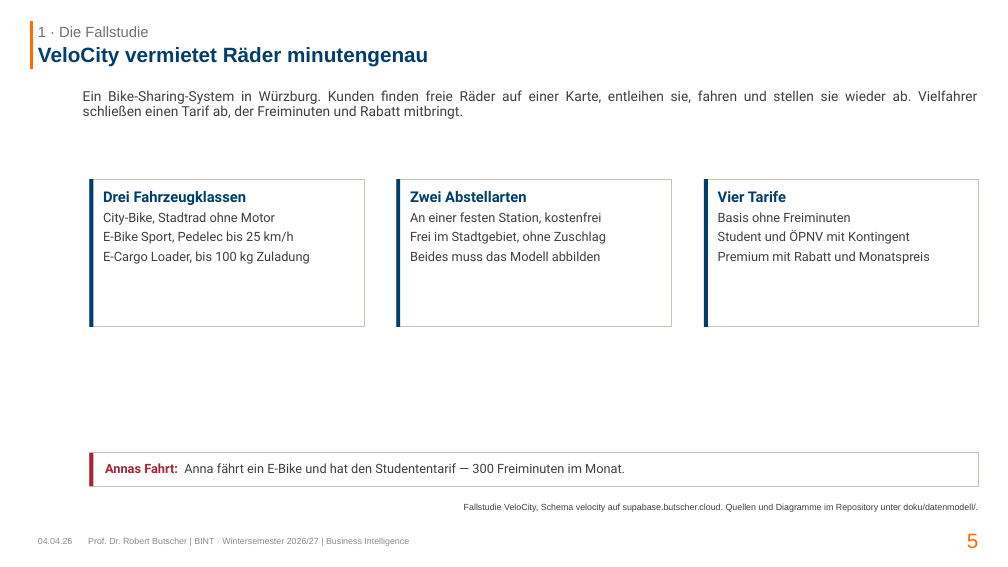
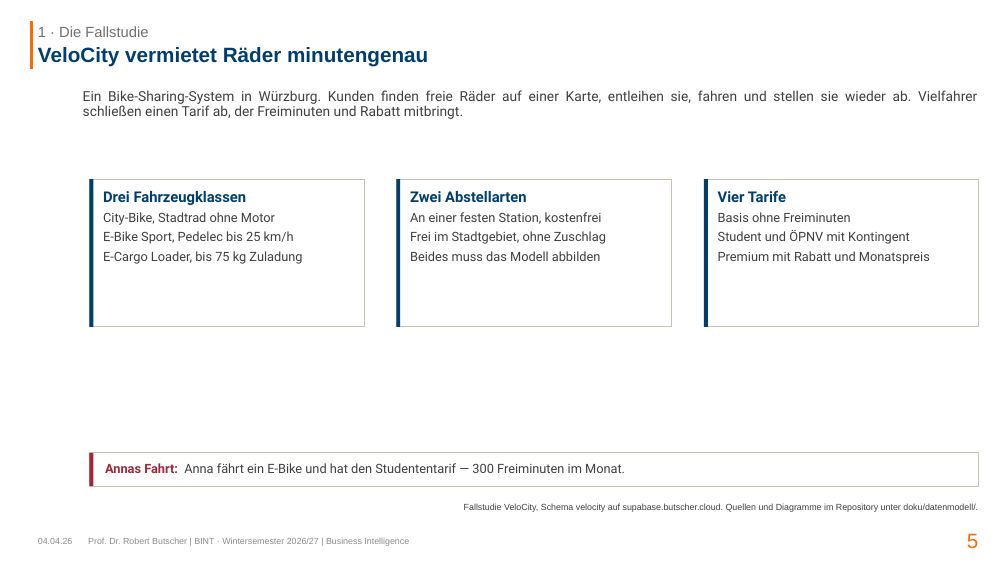
Before and after one commit to swrobuts/velocity-fallstudie, a slide deck: slide 5 of slides/velocity-datenbankentwurf.pptx. Drawn at 1008x567 pixels with LibreOffice and Linux fonts; fonts in the diff are those of the drawing. Boxes give left, top, right and bottom in pixels: in the first picture for what was removed or moved away, otherwise in the second. Text is boxed around its words. In the diff, an @@ line names an element or a change of style, - is before the commit and + after.

Commit message:
fix(slides): zwei veraltete Zahlen im Vortrag, und ein Pruefer dagegen
Auf Nachfrage das Deck durchgesehen. Zwei Stellen waren alt:

  Folie  5  "E-Cargo Loader, bis 100 kg Zuladung"  ->  75 kg
  Folie 32  "6,20 liegt unter der Obergrenze 15,00" -> 50,00

Die zweite war nicht erst durch die Preisaenderung falsch, sondern
schon vorher: Anna faehrt im Rechenbeispiel ein CITY-BIKE (0,10
Startgebuehr, 0,10 je Minute), und dessen Tageshoechstpreis war nie
15,00 - das war der des E-Bikes. Die Aussage stimmte trotzdem (6,20
liegt unter beiden Werten), nur die Zahl war geliehen.

Das Rechenbeispiel selbst bleibt gueltig: das City-Bike kostet
unveraendert 0,10 je Minute, also 0,10 + 61 x 0,10 = 6,20, minus 20
Prozent = 4,96.

NEU: tools/folien_gegen_db.py
Zahlen wandern. Sie stehen in der Datenbank, im Test, auf der Seite und
im Vortrag - und wenn sich eine aendert, aendern sich selten alle vier.
Dreimal ist das hier schon passiert (TESTEN.md mit 4,00 statt 16,00; die
Zuladung an vier Stellen mit drei Werten; jetzt das Deck). Der Pruefer
liest die freistehenden Zahlen aus dem Deck - "... kg" und
"Obergrenze ..." - und haelt sie gegen fahrradtyp.zuladung_kg und
nutzungspreis.tageshoechstpreis.

Gegengeprueft in beide Richtungen: mit dem alten Wert (100 kg) schlaegt
er an, mit dem neuen ist er still.

Damit sind es 18 Pruefungen in tools/abnahme.sh, alle bestanden.

```diff
--- a/slides/velocity-datenbankentwurf.pptx
+++ b/slides/velocity-datenbankentwurf.pptx
@@ text at (103, 251, 302, 264): text changed @@
-E-Cargo Loader, bis 100 kg Zuladung
+E-Cargo Loader, bis 75 kg Zuladung
```
Also in this commit, not shown: 1 other slide changed, 4 other files.
